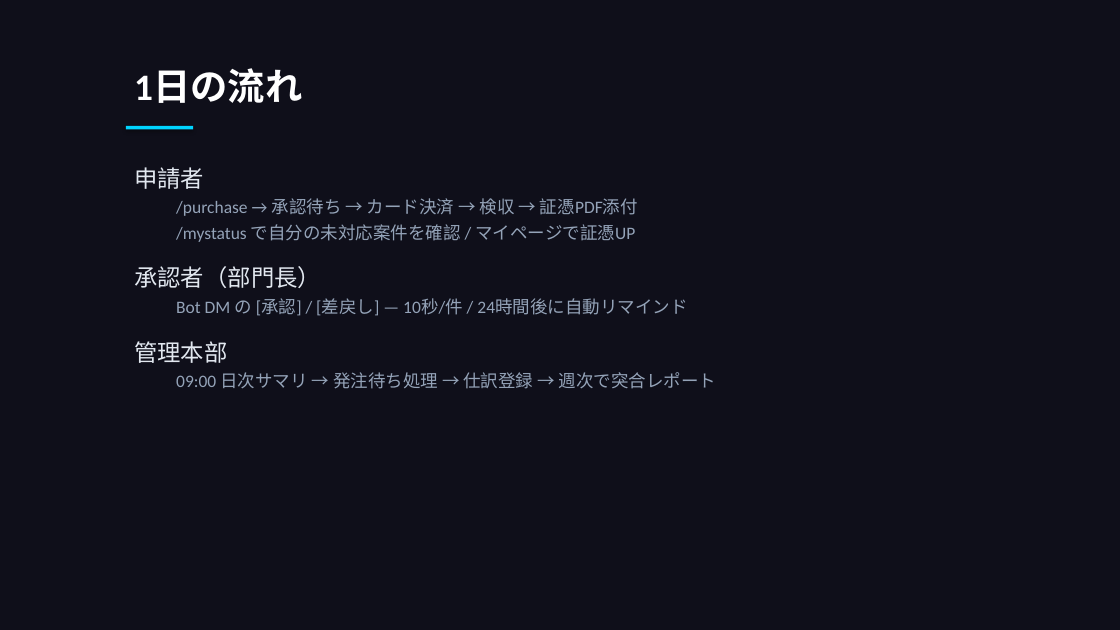
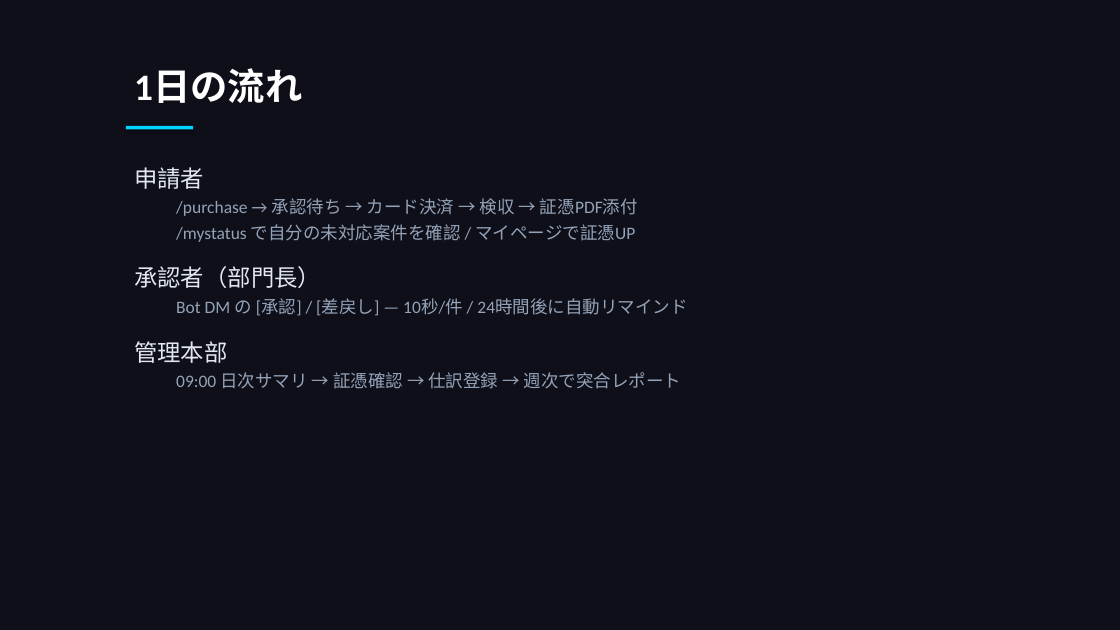
Before and after one commit to takeshiizawa123/next-procurement-poc, a slide deck: slide 4 of docs/operational-guide.pptx. Drawn at 1120x630 pixels with LibreOffice and Linux fonts; fonts in the diff are those of the drawing. Boxes give left, top, right and bottom in pixels: in the first picture for what was removed or moved away, otherwise in the second. Text is boxed around its words. In the diff, an @@ line names an element or a change of style, - is before the commit and + after.

```diff
--- a/docs/operational-guide.pptx
+++ b/docs/operational-guide.pptx
@@ text at (176,372,681,389): text changed @@
-  09:00 日次サマリ → 発注待ち処理 → 仕訳登録 → 週次で突合レポート
+  09:00 日次サマリ → 証憑確認 → 仕訳登録 → 週次で突合レポート
```
Also in this commit, not shown: 9 other slides changed, 1 slide removed, 5 other files.
